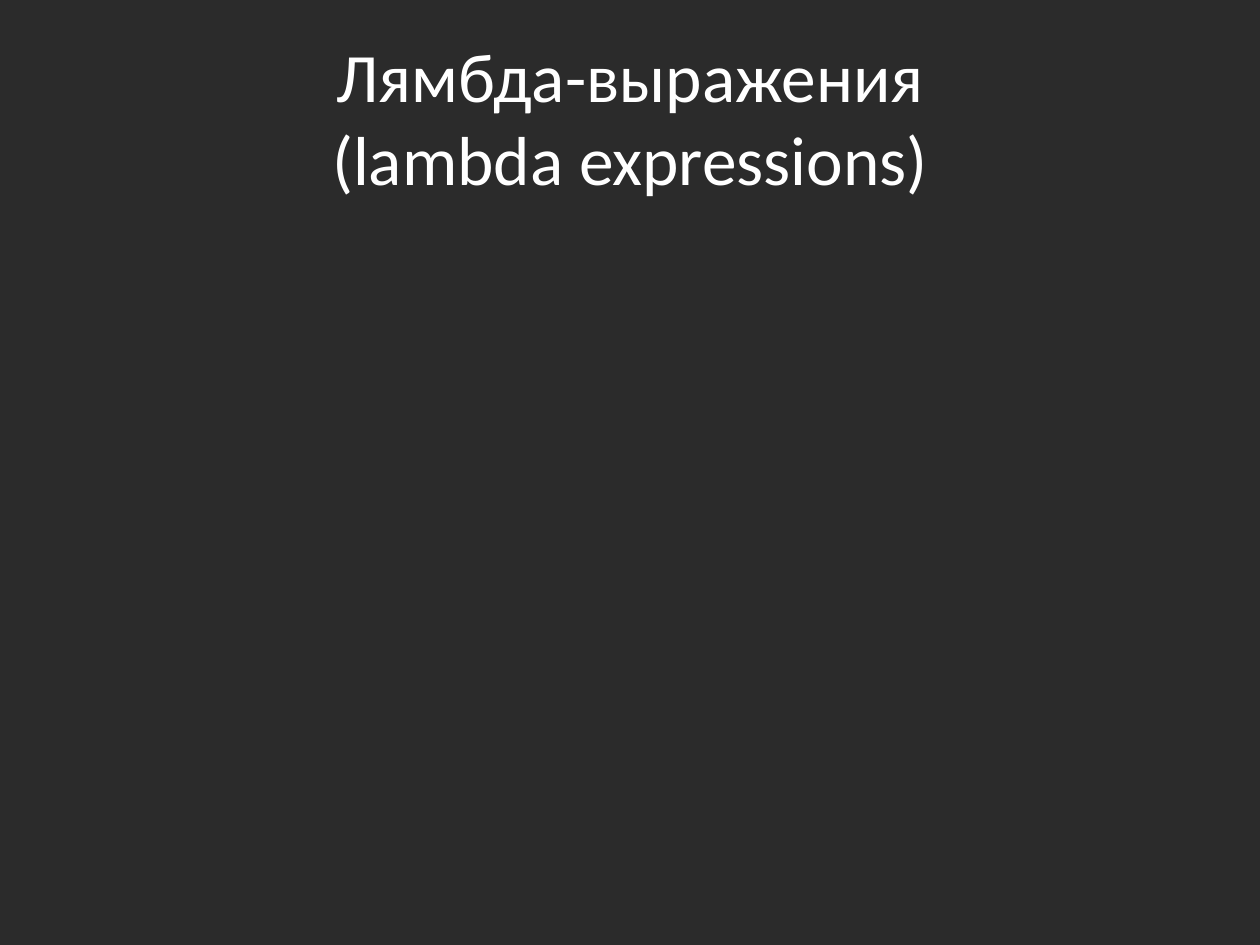
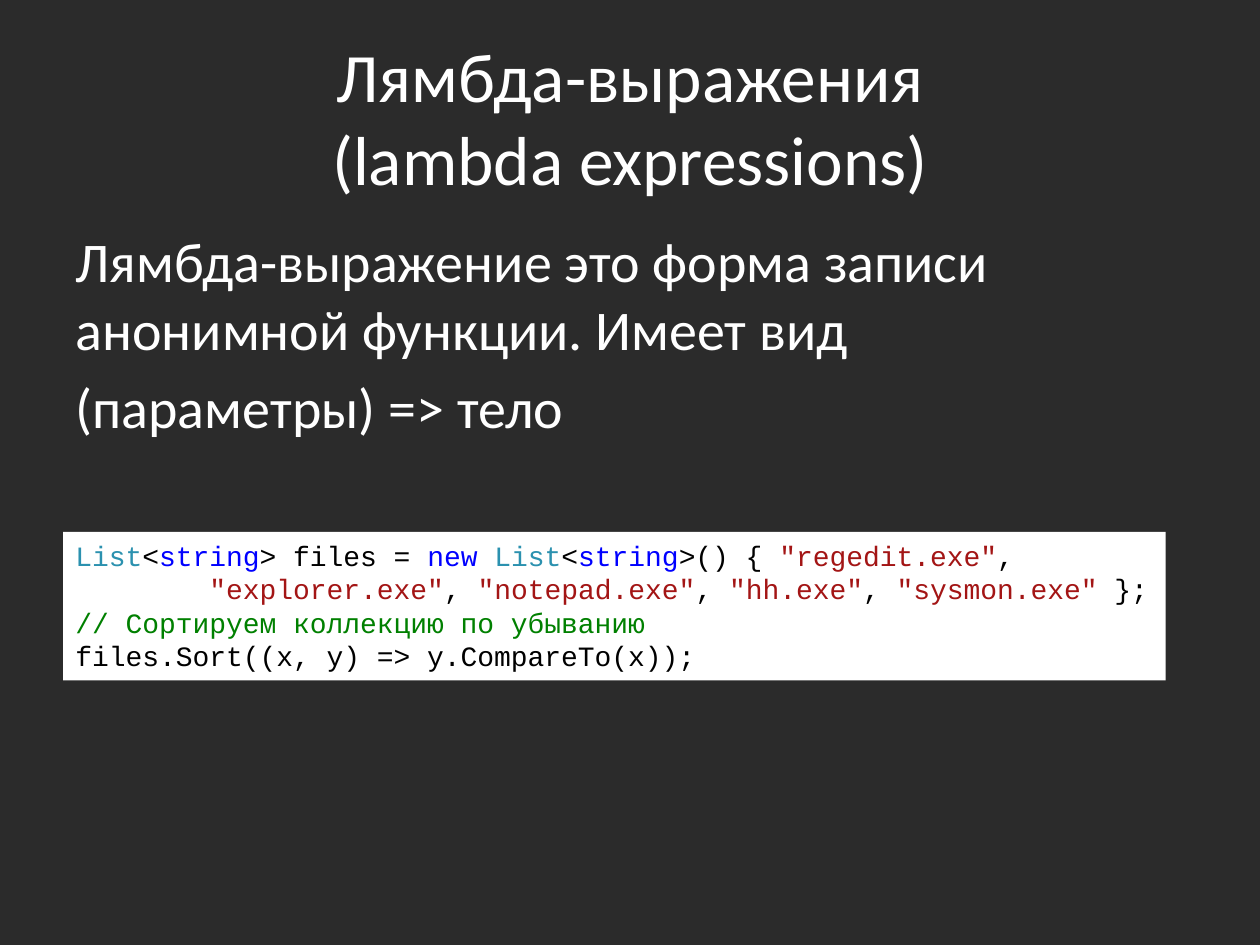
Before and after one commit to bazile/Training, a slide deck: slide 15 of Presentation/lesson-11-linq.pptx. Drawn at 1260x945 pixels with LibreOffice and Linux fonts; fonts in the diff are those of the drawing; background and template pictures are left out; a plain dark background stands for a picture behind light text. Boxes give left, top, right and bottom in pixels: in the first picture for what was removed or moved away, otherwise in the second. Text is boxed around its words. In the diff, an @@ line names an element or a change of style, - is before the commit and + after.

```diff
--- a/Presentation/lesson-11-linq.pptx
+++ b/Presentation/lesson-11-linq.pptx
@@ text added at box(76, 244, 988, 437), 32 pt, text #FFFFFF @@
+Лямбда-выражение это форма записи анонимной функции. Имеет вид
+(параметры) => тело
@@ rectangle added at box(63, 532, 1166, 680), fill #FFFFFF, 16 pt, text #A31515 @@
+List<string> files = new List<string>() { "regedit.exe",
+"explorer.exe", "notepad.exe", "hh.exe", "sysmon.exe" };
+// Сортируем коллекцию по убыванию
+files.Sort((x, y) => y.CompareTo(x));
```
Also in this commit, not shown: 4 other slides changed.
